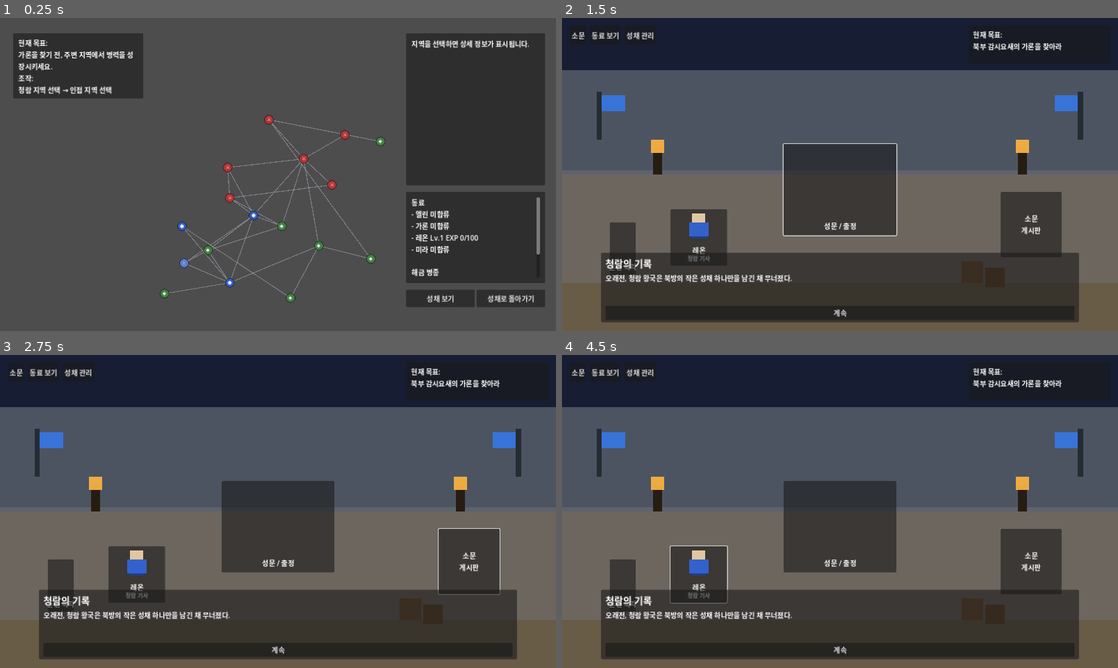
Above: before the commit, frames 1-4 (two rows, left to right).
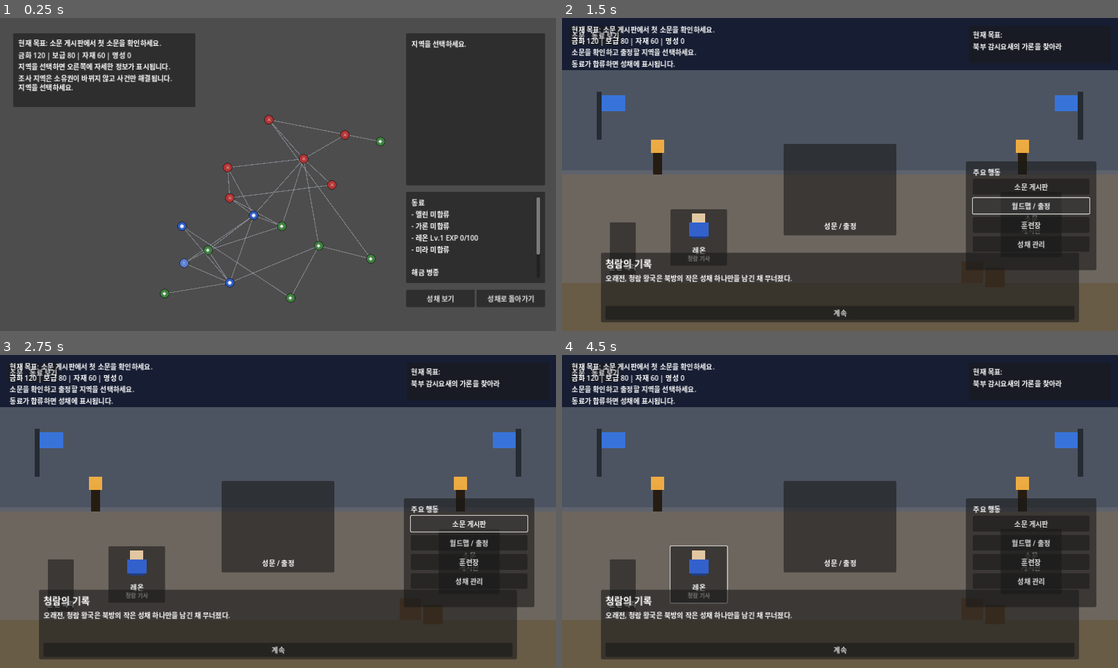
Above: after the commit, the same moments.

Repository: yogitobi31/season-of-warlords
Game: Godot game, scene res://scenes/WorldMap.tscn
Two runs of this game, one before a commit and one after it. Both use one fixed random seed, a clock stepped at 60 frames per second and the inputs below. This scene is started directly instead of the project's main scene.
Inputs (mouse positions are in pixels of both pictures, inside the frame that each line leads up to; where the layout moved, square brackets give the same spot in the first picture):
- Up to frame 1 (0.25 s): no input
- Up to frame 2 (1.5 s): click "성채로 돌아가기" at 0.5 s; click (1029, 205) [840, 190] at 1.25 s
- Up to frame 3 (2.75 s): click (467, 524) [467, 561] at 2 s
- Up to frame 4 (4.5 s): click (1029, 561) [623, 586] at 2.75 s; click "성채 관리" at 3.5 s; click (701, 574) at 4.25 s

The runs differ from the first frame. In frame 1, 4.5% of the frame differs, in the area x 2-96%, y 4-29%; in frame 2, 7.8%; in frame 3, 7.8%; in frame 4, 7.8%, in the area x 1-97%, y 2-81%.

Commit message:
Improve CastleHub and WorldMap UX clarity

Diff:
--- a/scripts/CastleHub.gd
+++ b/scripts/CastleHub.gd
@@ -42,6 +42,11 @@
 @onready var castle_event_dialogue_label: Label = $UILayer/CastleEventOverlay/CastleEventPanel/Margin/VBox/DialogueLabel
 @onready var castle_event_confirm_button: Button = $UILayer/CastleEventOverlay/CastleEventPanel/Margin/VBox/ConfirmButton
 
+var hub_objective_label: Label
+var hub_resource_label: Label
+var hub_help_label: Label
+var hub_action_panel: Panel
+
 var rumor_panel_rumor_id: String = ""
 var opening_lines: Array[String] = []
 var opening_index: int = 0
@@ -60,6 +65,8 @@
 	refresh_courtyard_people()
 	GameState.update_pending_castle_event()
 	refresh_castle_event_panel()
+	build_hub_layout()
+	refresh_hub_header()
 
 	gate_button.pressed.connect(_on_expedition_pressed)
 	rumor_board_button.pressed.connect(_on_rumor_pressed)
@@ -407,6 +414,62 @@
 		lines.append("- %s" % str(companion_data.get("name", "?")))
 	return "\n".join(lines)
 
+
+func build_hub_layout() -> void:
+	hub_action_panel = Panel.new()
+	hub_action_panel.position = Vector2(930, 330)
+	hub_action_panel.size = Vector2(300, 250)
+	$SceneRoot.add_child(hub_action_panel)
+
+	var action_title: Label = Label.new()
+	action_title.position = Vector2(16, 12)
+	action_title.size = Vector2(268, 24)
+	action_title.text = "주요 행동"
+	hub_action_panel.add_child(action_title)
+
+	var button_box: VBoxContainer = VBoxContainer.new()
+	button_box.position = Vector2(16, 40)
+	button_box.size = Vector2(268, 170)
+	button_box.add_theme_constant_override("separation", 8)
+	hub_action_panel.add_child(button_box)
+
+	_configure_main_action_button(rumor_board_button, "소문 게시판", button_box)
+	_configure_main_action_button(gate_button, "월드맵 / 출정", button_box)
+	_configure_main_action_button(training_dummy_button, "훈련장", button_box)
+	_configure_main_action_button(manage_button, "성채 관리", button_box)
+
+	hub_objective_label = Label.new()
+	hub_objective_label.position = Vector2(22, 14)
+	hub_objective_label.size = Vector2(780, 26)
+	$UILayer.add_child(hub_objective_label)
+
+	hub_resource_label = Label.new()
+	hub_resource_label.position = Vector2(22, 40)
+	hub_resource_label.size = Vector2(780, 24)
+	$UILayer.add_child(hub_resource_label)
+
+	hub_help_label = Label.new()
+	hub_help_label.position = Vector2(22, 66)
+	hub_help_label.size = Vector2(840, 40)
+	hub_help_label.autowrap_mode = TextServer.AUTOWRAP_WORD_SMART
+	$UILayer.add_child(hub_help_label)
+
+func _configure_main_action_button(button: Button, button_text: String, parent_box: VBoxContainer) -> void:
+	if button.get_parent() != null:
+		button.get_parent().remove_child(button)
+	parent_box.add_child(button)
+	button.text = button_text
+	button.custom_minimum_size = Vector2(268, 36)
+	button.flat = false
+	button.disabled = false
+
+func refresh_hub_header() -> void:
+	if hub_objective_label == null:
+		return
+	hub_objective_label.text = GameState.get_current_objective_text()
+	hub_resource_label.text = GameState.get_resource_summary_text().replace(" / ", " | ")
+	hub_help_label.text = "소문을 확인하고 출정할 지역을 선택하세요.\n동료가 합류하면 성채에 표시됩니다."
+
 func refresh_quest_log() -> void:
 	if not GameState.has_companion_joined("garon"):
 		quest_log_label.text = "현재 목표:\n북부 감시요새의 가론을 찾아라"
@@ -428,6 +491,7 @@
 		status_label.text = "고대 유적지의 마력 흔적을 조사 중입니다."
 		return
 	status_label.text = ""
+	refresh_hub_header()
 
 func refresh_rumor_panel() -> void:
 	var available_ids: Array[String] = GameState.get_available_rumor_ids()
@@ -534,6 +598,7 @@
 	refresh_rumor_panel()
 	refresh_quest_log()
 	refresh_courtyard_people()
+	refresh_hub_header()
 
 func setup_opening_lines() -> void:
 	opening_lines = [
--- a/scripts/GameState.gd
+++ b/scripts/GameState.gd
@@ -665,6 +665,26 @@
 		_:
 			return 0
 
+
+func get_current_objective_text() -> String:
+	if not has_companion_joined("garon"):
+		if active_rumor_id == "rumor_garon":
+			return "현재 목표: 북부 감시요새로 출정하여 가론의 흔적을 조사하세요."
+		return "현재 목표: 소문 게시판에서 첫 소문을 확인하세요."
+	if not has_companion_joined("elin"):
+		if pending_castle_event_id == "garon_arrival":
+			return "현재 목표: 성채로 돌아와 새 소문을 확인하세요."
+		if active_rumor_id == "rumor_elin":
+			return "현재 목표: 서리숲 관문으로 출정하세요."
+		return "현재 목표: 성채로 돌아와 새 소문을 확인하세요."
+	if not has_companion_joined("mira"):
+		if pending_castle_event_id == "elin_arrival":
+			return "현재 목표: 성채로 돌아와 새 소문을 확인하세요."
+		if active_rumor_id == "rumor_mira":
+			return "현재 목표: 고대 유적지의 마력 흔적을 조사하세요."
+		return "현재 목표: 고대 유적지의 마력 흔적을 조사하세요."
+	return "현재 목표: 성채를 정비하고 다음 소문을 기다리세요."
+
 func get_resource_summary_text() -> String:
 	var parts: Array[String] = []
 	var ordered_ids: Array[String] = ["gold", "supplies", "materials", "renown"]
--- a/scripts/WorldMap.gd
+++ b/scripts/WorldMap.gd
@@ -1,7 +1,7 @@
 extends Node2D
 
 const OBJECTIVE_PANEL_POS: Vector2 = Vector2(30, 35)
-const OBJECTIVE_PANEL_SIZE: Vector2 = Vector2(300, 150)
+const OBJECTIVE_PANEL_SIZE: Vector2 = Vector2(420, 170)
 const DETAIL_PANEL_POS: Vector2 = Vector2(935, 35)
 const DETAIL_PANEL_SIZE: Vector2 = Vector2(320, 350)
 const COMPANION_PANEL_POS: Vector2 = Vector2(935, 400)
@@ -32,6 +32,9 @@
 
 var region_nodes: Dictionary = {}
 var info_label: Label
+var resource_label: Label
+var help_label: Label
+var status_label: Label
 var region_detail_label: Label
 var companions_label: Label
 var fortress_button: Button
@@ -69,9 +72,25 @@
 
 	info_label = Label.new()
 	info_label.position = Vector2(12, 10)
-	info_label.size = Vector2(276, 120)
-	info_label.autowrap_mode = TextServer.AUTOWRAP_WORD_SMART
+	info_label.size = Vector2(396, 26)
 	objective_panel.add_child(info_label)
+
+	resource_label = Label.new()
+	resource_label.position = Vector2(12, 38)
+	resource_label.size = Vector2(396, 24)
+	objective_panel.add_child(resource_label)
+
+	help_label = Label.new()
+	help_label.position = Vector2(12, 64)
+	help_label.size = Vector2(396, 44)
+	help_label.autowrap_mode = TextServer.AUTOWRAP_WORD_SMART
+	objective_panel.add_child(help_label)
+
+	status_label = Label.new()
+	status_label.position = Vector2(12, 112)
+	status_label.size = Vector2(396, 46)
+	status_label.autowrap_mode = TextServer.AUTOWRAP_WORD_SMART
+	objective_panel.add_child(status_label)
 
 	var region_panel: Panel = Panel.new()
 	region_panel.position = DETAIL_PANEL_POS
@@ -88,7 +107,7 @@
 	region_detail_label.size_flags_horizontal = Control.SIZE_EXPAND_FILL
 	region_detail_label.autowrap_mode = TextServer.AUTOWRAP_WORD_SMART
 	region_detail_label.add_theme_constant_override("line_spacing", 3)
-	region_detail_label.text = "지역을 선택하면 상세 정보가 표시됩니다."
+	region_detail_label.text = "지역을 선택하세요."
 	region_scroll.add_child(region_detail_label)
 
 	var status_panel: Panel = Panel.new()
@@ -244,23 +263,19 @@
 	fortress_label.text = "\n".join(lines)
 
 func show_default_message() -> void:
+	info_label.text = GameState.get_current_objective_text()
+	resource_label.text = GameState.get_resource_summary_text().replace(" / ", " | ")
+	help_label.text = "지역을 선택하면 오른쪽에 자세한 정보가 표시됩니다.\n조사 지역은 소유권이 바뀌지 않고 사건만 해결됩니다."
 	var lines: Array[String] = []
 	if GameState.last_battle_message != "":
-		lines.append("직전 전투:")
-		lines.append(GameState.last_battle_message)
-		lines.append("")
+		lines.append("최근 결과: %s" % GameState.last_battle_message)
 	if GameState.active_rumor_id != "":
 		var active_rumor: Dictionary = GameState.get_active_rumor()
 		if not active_rumor.is_empty():
-			lines.append("현재 소문:")
-			lines.append(str(active_rumor.get("title", "")))
-			lines.append("")
-	lines.append("현재 목표:")
-	lines.append(_get_current_goal_text())
-	lines.append("조작:")
-	lines.append("청람 지역 선택 → 인접 지역 선택")
-	info_label.text = "\n".join(lines)
-
+			lines.append("추적 소문: %s" % str(active_rumor.get("title", "")))
+	if lines.is_empty():
+		lines.append("지역을 선택하세요.")
+	status_label.text = "\n".join(lines)
 func refresh_story_event_panel() -> void:
 	for child in event_choices_container.get_children():
 		child.queue_free()
@@ -356,7 +371,7 @@
 func _on_region_hovered(region_id: String, active: bool) -> void:
 	if active:
 		var region_data: Dictionary = GameState.regions.get(region_id, {})
-		info_label.text = "%s / 위험도: %s / 클릭하면 상세 정보 표시" % [
+		status_label.text = "%s / 위험도: %s / 클릭하면 상세 정보 표시" % [
 			GameState.get_region_name(region_id),
 			str(region_data.get("danger", "보통"))
 		]
@@ -387,7 +402,7 @@
 	if suggested_use_text != "":
 		select_hint += "\n활용 팁: %s" % suggested_use_text
 	if GameState.has_pending_story_event():
-		info_label.text = "진행 중인 동료 이벤트를 먼저 선택하세요."
+		status_label.text = "진행 중인 동료 이벤트를 먼저 선택하세요."
 		refresh_regions()
 		return
 
@@ -402,7 +417,7 @@
 			_update_event_action_button(region_id)
 			return
 		if region_owner != GameState.PLAYER_FACTION:
-			info_label.text = "먼저 청람 왕국 소유 지역을 선택하세요."
+			status_label.text = "먼저 청람 왕국 소유 지역을 선택하세요."
 			refresh_regions()
 			return
 
@@ -417,7 +432,7 @@
 		return
 
 	if not GameState.is_adjacent(GameState.selected_region_id, region_id):
-		info_label.text = "인접하지 않은 지역입니다. 다른 지역을 선택하세요."
+		status_label.text = "인접하지 않은 지역입니다. 다른 지역을 선택하세요."
 		refresh_regions()
 		return
 
@@ -433,6 +448,10 @@
 	get_tree().change_scene_to_file("res://scenes/Battle.tscn")
 
 func refresh_region_detail_panel(region_id: String) -> void:
+	if region_id == "" or not GameState.regions.has(region_id):
+		region_detail_label.text = "지역을 선택하세요."
+		_update_event_action_button("")
+		return
 	var region_data: Dictionary = GameState.regions.get(region_id, {})
 	var enemy_preview: String = _format_expected_enemy_classes(region_data)
 	var reward_text: String = GameState.format_reward_text(region_data.get("reward", {}))
@@ -455,13 +474,7 @@
 
 
 func _get_current_goal_text() -> String:
-	if not GameState.has_companion_joined("garon"):
-		return "가론을 찾기 전, 주변 지역에서 병력을 성장시키세요."
-	if not GameState.has_companion_joined("elin"):
-		return "서리숲 관문의 숲의 사수를 찾아 전력을 보강하세요."
-	if not GameState.has_companion_joined("mira"):
-		return "고대 유적지의 견습 마법사를 찾아 마법 전력을 확보하세요."
-	return "성채를 정비하고 다음 원정을 준비하세요."
+	return GameState.get_current_objective_text()
 
 func _format_reward_preview(region_data: Dictionary) -> String:
 	var reward_data: Dictionary = region_data.get("reward", {})
@@ -520,7 +533,7 @@
 		return
 	var action_type: String = GameState.get_region_action_type(region_id)
 	GameState.set_expedition_context(region_id, region_id, action_type)
-	info_label.text = "지역 이벤트 시작: %s" % GameState.get_region_name(region_id)
+	status_label.text = "지역 이벤트 시작: %s" % GameState.get_region_name(region_id)
 	get_tree().change_scene_to_file("res://scenes/Battle.tscn")
 
 func _update_event_action_button(region_id: String) -> void:
